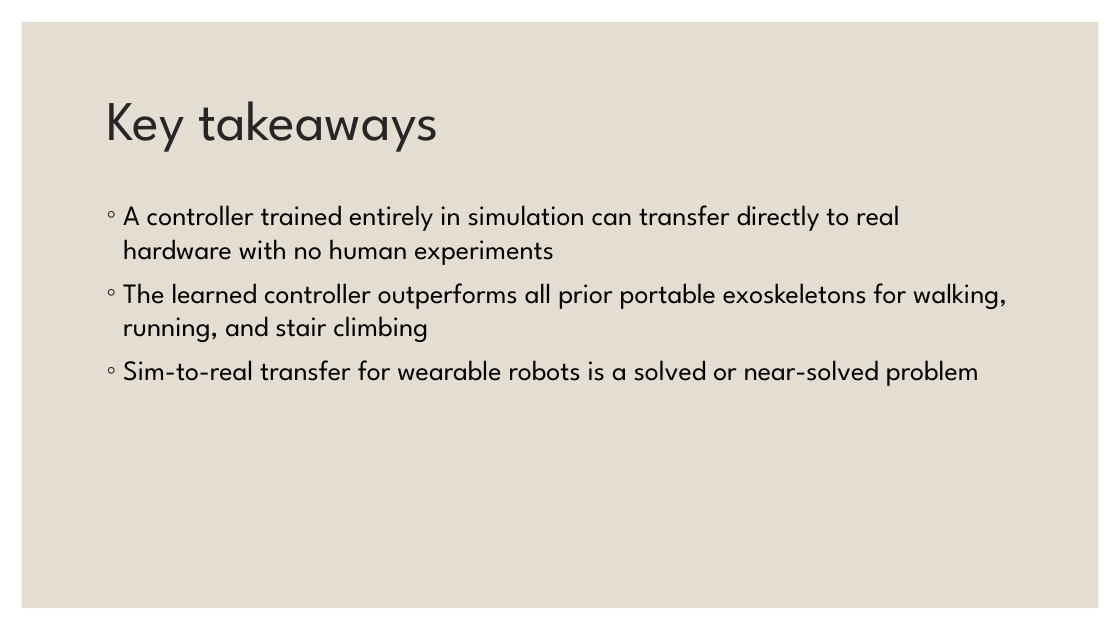
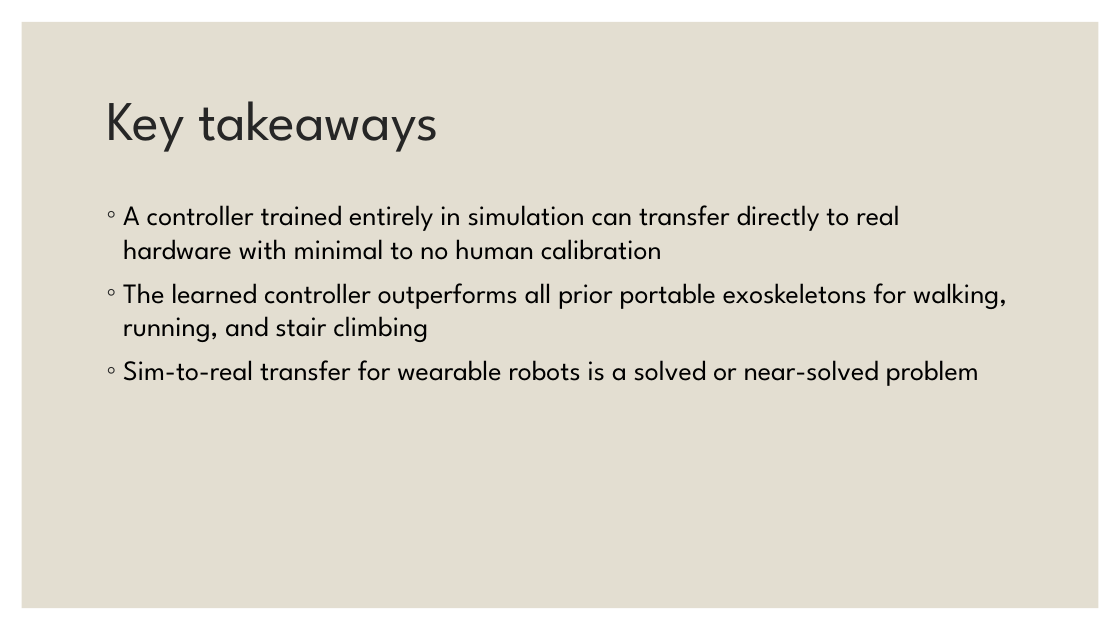
Before and after one commit to DominikTomaszZielinski/BME452FinalProj, a slide deck: slide 7 of Grad paper presentation/Dominik Zielinski BME452 Grad Paper Presentation.pptx. Drawn at 1120x630 pixels with LibreOffice and Linux fonts; fonts in the diff are those of the drawing. Boxes give left, top, right and bottom in pixels: in the first picture for what was removed or moved away, otherwise in the second. Text is boxed around its words. In the diff, an @@ line names an element or a change of style, - is before the commit and + after.

```diff
--- a/Grad paper presentation/Dominik Zielinski BME452 Grad Paper Presentation.pptx
+++ b/Grad paper presentation/Dominik Zielinski BME452 Grad Paper Presentation.pptx
@@ text at (123,205,899,260): text changed @@
-◦ A controller trained entirely in simulation can transfer directly to real hardware with no human experiments
+◦ A controller trained entirely in simulation can transfer directly to real hardware with minimal to no human calibration
```
Also in this commit, not shown: 5 other slides changed, 1 other file.
